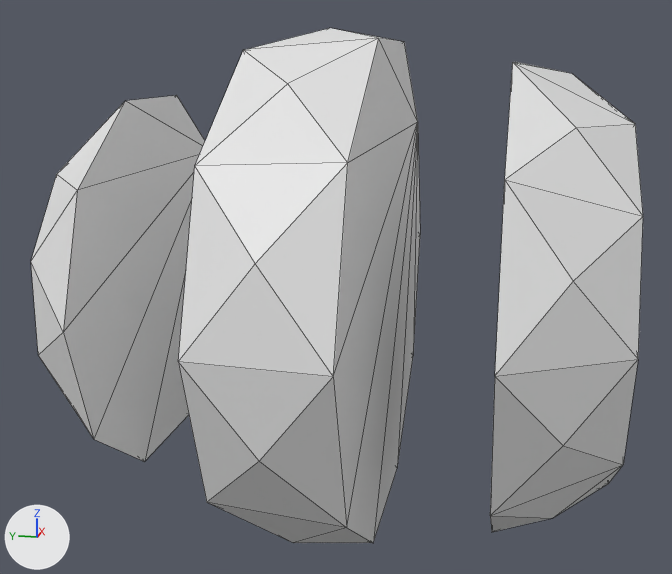
The OBJ model assets/meshes/Bumblebee/Bumblebee_Yellow_Abdomen.obj, before and after one commit.
The view is the same before and after, from a 50 mm lens placed at (-11.17, -2.46, 2.74), pointed at (0.03, -0.22, -0.06). The lights are fixed; the arrows at lower left show +X, +Y and +Z. The first picture is the older version. Mesh edges are drawn as thin lines. Where no turn or scale is listed for an object, it has been applied to the vertices. Vertices at exactly the same position are counted once.

In view in the first picture: 'Bumblebee_Yellow_Abdomen'.
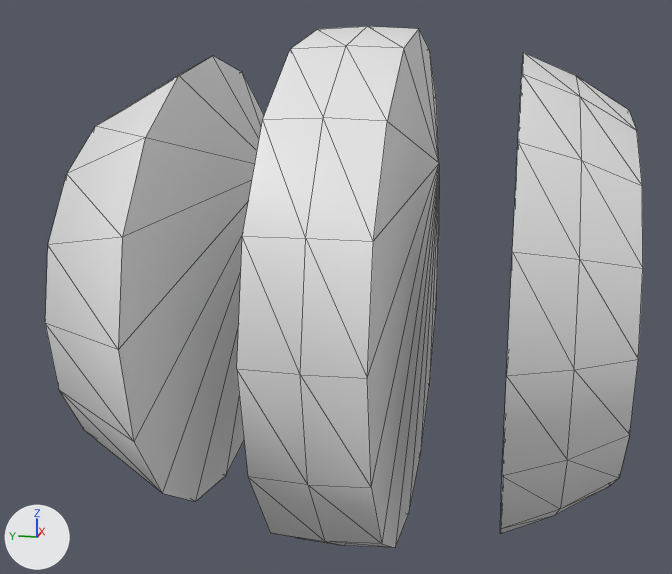
Diff of the bpy script that builds the scene:
```diff
--- a/assets/meshes/Bumblebee/Bumblebee_Yellow_Abdomen.obj.py
+++ b/assets/meshes/Bumblebee/Bumblebee_Yellow_Abdomen.obj.py
@@ me_bumblebee_yellow_abdomen @@
 # used by ob_bumblebee_yellow_abdomen; location = (0.0, 0.0, 0.0)
-me_bumblebee_yellow_abdomen.from_pydata(...)  # 81 vertices, 150 faces; spans x -3.49..3.49, y -3.6..3.6, z -3.08..3.08
+me_bumblebee_yellow_abdomen.from_pydata(...)  # 129 vertices, 246 faces; spans x -3.5..3.5, y -3.6..3.6, z -3.1..3.1
+# me_bumblebee_yellow_abdomen part 1: the loose piece of 30 vertices spanning x -3.49..3.49, y -0.9..0.6, z -3.08..3.08 is rebuilt with 48 vertices and now spans x -3.5..3.5, y -1.2..0.0, z -3.1..3.1
+# me_bumblebee_yellow_abdomen part 2
+# 20 vertices are removed from x -2.68..2.68, y 2.1..2.85, z -2.26..2.26
+# 38 faces are deleted
+# 32 vertices are added at x -3.12..3.12, y 1.3..2.45, z -2.76..2.76
+# 62 new faces join them
+# me_bumblebee_yellow_abdomen part 3
+# 28 vertices are removed from x -3.2..3.2, y -3.6..-2.3, z -2.7..2.7
+# 56 faces are deleted
+# 46 vertices are added at x -3.16..3.16, y -3.6..-2.4, z -2.8..2.8
+# 92 new faces join them
```

Boxes (x1, y1, x2, y2) around the edits, measured in the pictures (672 x 574 px):
'Bumblebee_Yellow_Abdomen', reshaped
    before: (31, 28, 643, 543)
    after: (45, 26, 643, 548)
part 1 of me_bumblebee_yellow_abdomen, rebuilt (16% narrower)
    before: (178, 28, 420, 543)
    after: (237, 26, 439, 548)
part 2 of me_bumblebee_yellow_abdomen, reshaped
    before: (31, 95, 205, 462)
    after: (45, 56, 264, 501)
part 3 of me_bumblebee_yellow_abdomen, built on
    before: (490, 62, 643, 532)
    after: (500, 53, 643, 534)
